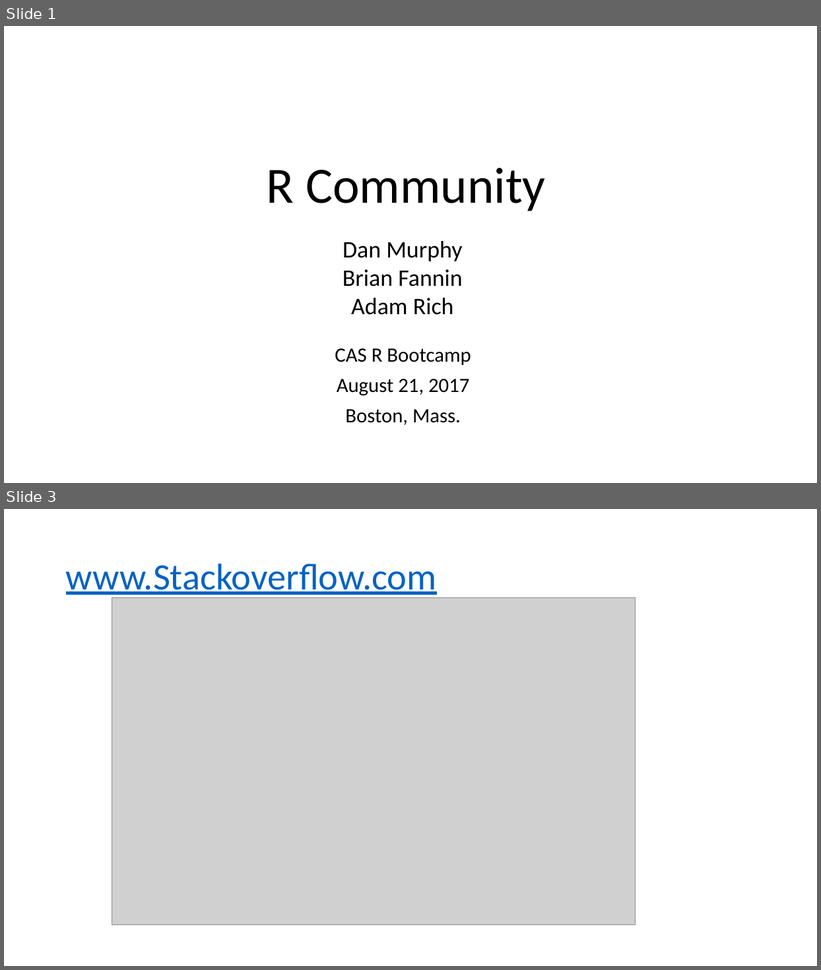
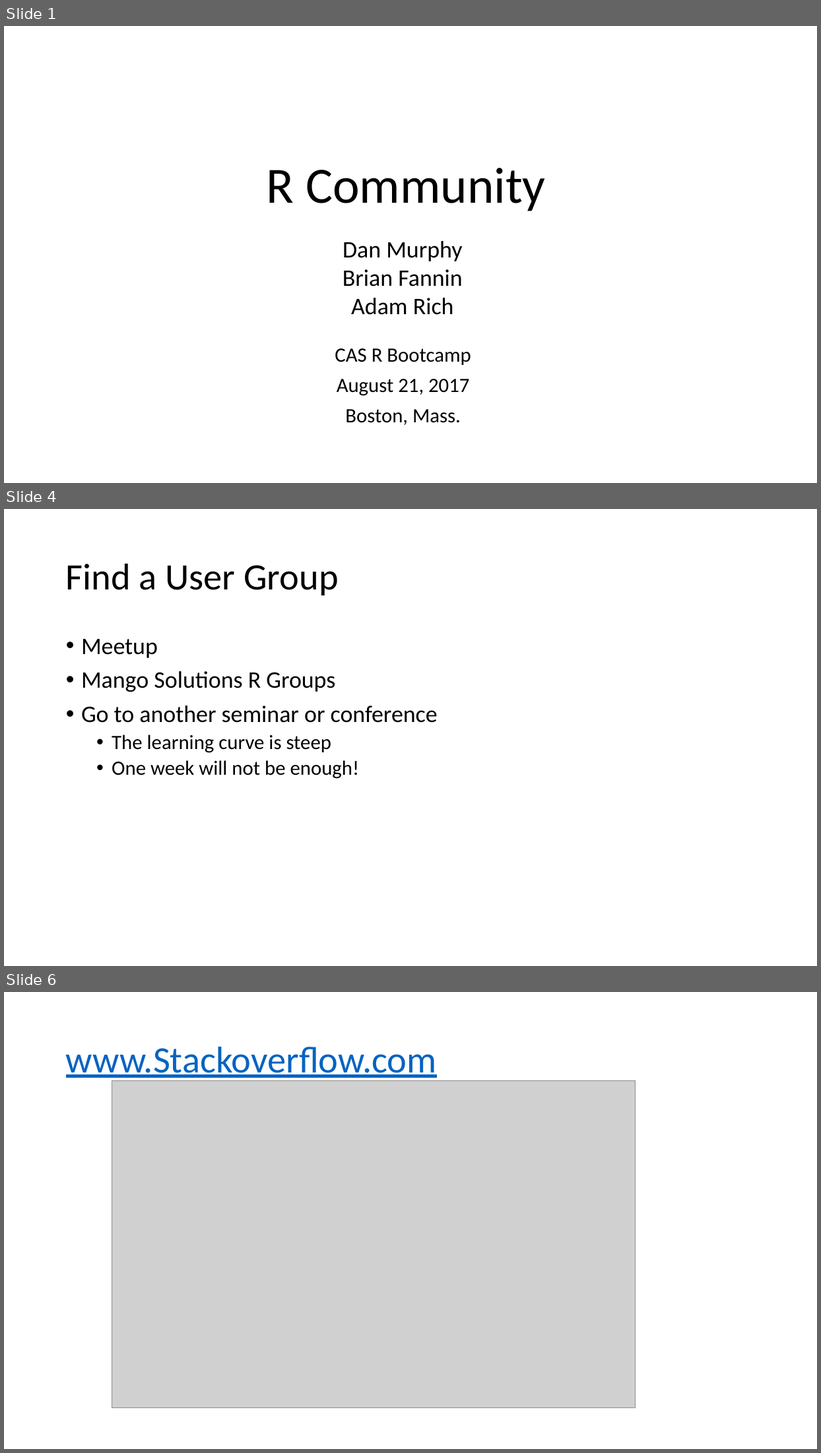
Before and after one commit to chiefmurph/CASRBootcamp17, a slide deck: slides/slide_output/1P06_RCommunity.pptx. Shown one above the other, each under a label of ours: slides 1 and 3 before the commit, slides 1, 4 and 6 after it; the slides between them are not shown. The pictures are 821x970 and 821x1453 pixels, drawn with LibreOffice and Linux fonts; fonts in the diff are those of the drawing; grey boxes stand for pictures. Boxes give left, top, right and bottom in pixels: in the first picture for what was removed or moved away, otherwise in the second. Text is boxed around its words. In the diff, an @@ line names an element or a change of style, - is before the commit and + after.

```diff
--- a/slides/slide_output/1P06_RCommunity.pptx
+++ b/slides/slide_output/1P06_RCommunity.pptx
@@ slide 4 added at bbox=[4, 509, 817, 966], background #FFFFFF @@
@@ title added at bbox=[66, 563, 338, 595], 44 pt, text #000000 @@
+Find a User Group
@@ text added at bbox=[81, 639, 438, 779], 28 pt, text #000000 @@
+• Meetup
+• Mango Solutions R Groups
+• Go to another seminar or conference
+  • The learning curve is steep
+  • One week will not be enough!
@@ what was slide 3 is now slide 6 @@
```
Also in this commit, not shown: 1 slide changed, 2 other slides added, 2 slides removed, 15 other files.
